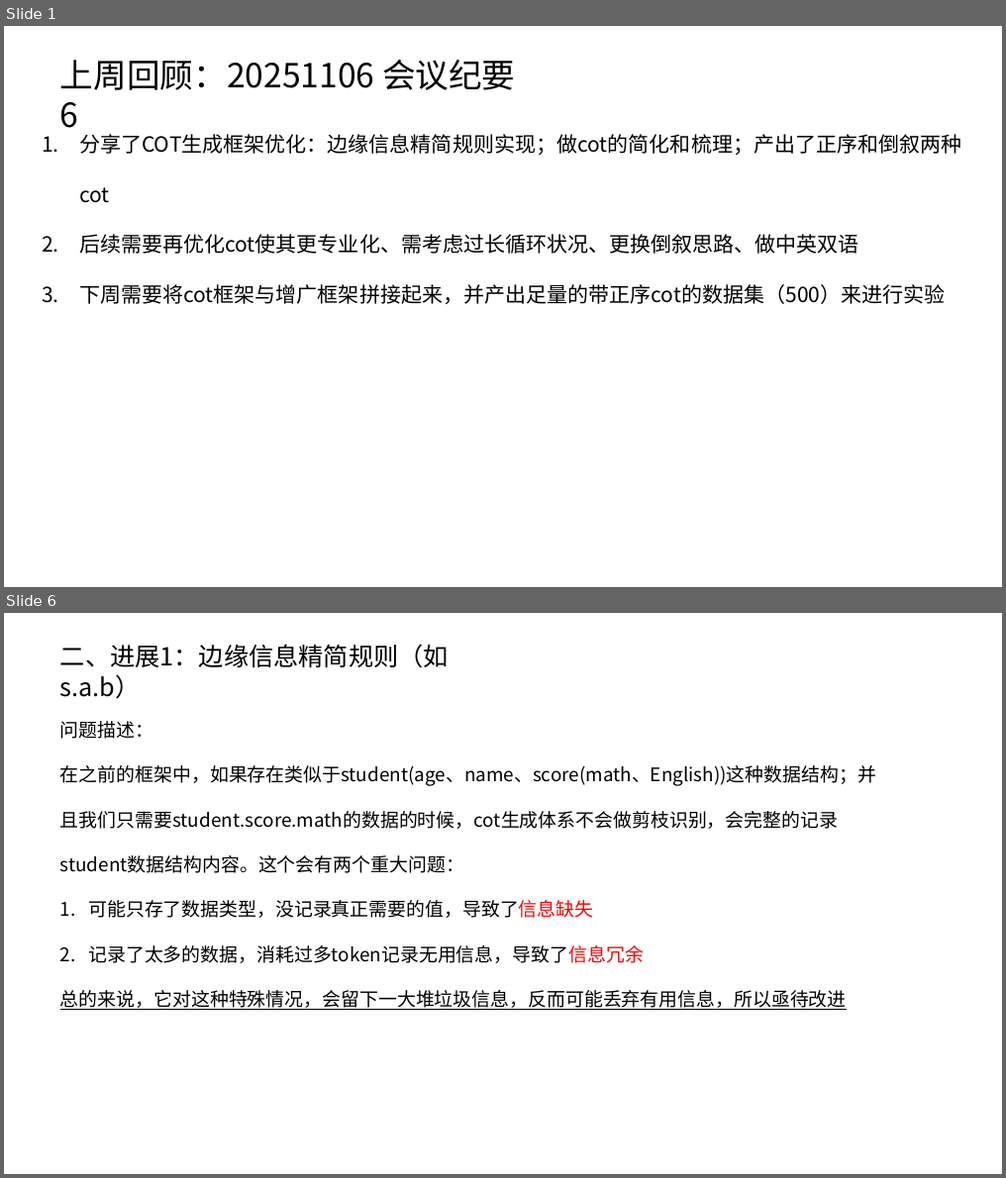
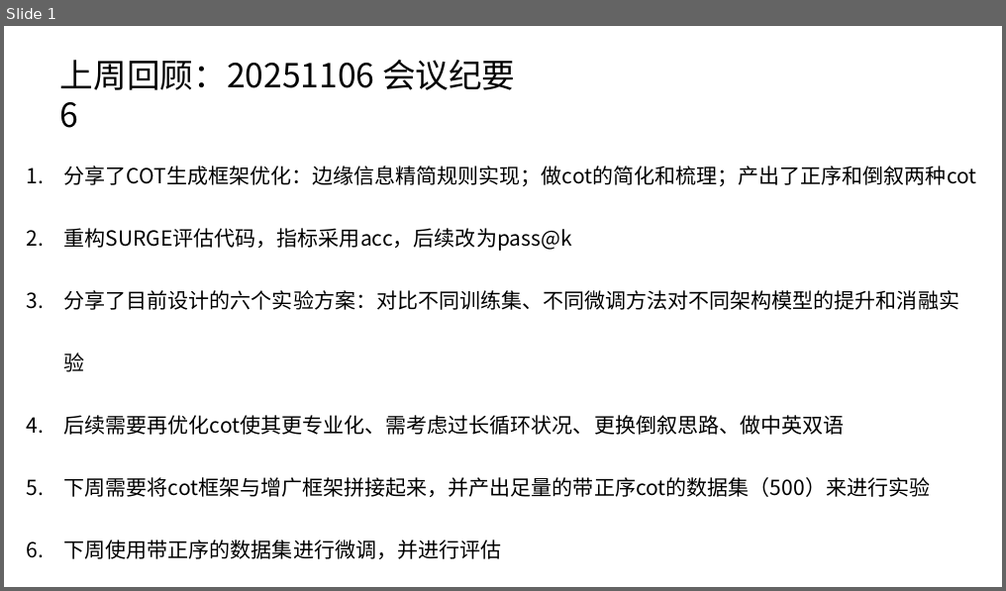
Before and after one commit to caoye04/TreecEva, a slide deck: 组会记录/组会1113.pptx. Shown one above the other, each under a label of ours: slides 1 and 6 before the commit, slide 1 after it; the slides between them are not shown. The pictures are 1006x1178 and 1006x591 pixels, drawn with LibreOffice and Linux fonts; fonts in the diff are those of the drawing. Boxes give left, top, right and bottom in pixels: in the first picture for what was removed or moved away, otherwise in the second. Text is boxed around its words. In the diff, an @@ line names an element or a change of style, - is before the commit and + after.

```diff
--- a/组会记录/组会1113.pptx
+++ b/组会记录/组会1113.pptx
@@ slide 6 removed at [4,613,1002,1174], background #FFFFFF @@
@@ text removed at [60,644,449,699] @@
-二、进展1：边缘信息精简规则（如s.a.b）
@@ text removed at [60,721,876,1010] @@
-问题描述：
-在之前的框架中，如果存在类似于student(age、name、score(math、English))这种数据结构；并且我们只需要student.score.math的数据的时候，cot生成体系不会做剪枝识别，会完整的记录student数据结构内容。这个会有两个重大问题：
-1. 可能只存了数据类型，没记录真正需要的值，导致了信息缺失
-2. 记录了太多的数据，消耗过多token记录无用信息，导致了信息冗余
-总的来说，它对这种特殊情况，会留下一大堆垃圾信息，反而可能丢弃有用信息，所以亟待改进
@@ slide 1 changed as well @@
@@ text "分享了COT生成框架优化：边缘信息精简规则实现；做cot的简化和梳理；产出了正序和倒叙两种cot": place and size @@
-text "分享了COT生成框架优化：边缘信息精简规则实现；做cot的简化和梳理；产出了正序和倒叙两种cot" at [79,134,961,304]
+text "分享了COT生成框架优化：边缘信息精简规则实现；做cot的简化和梳理；产出了正序和倒叙两种cot" at [64,166,977,560]
@@ text at [64,166,977,497]: line spacing 2 to 2.5 @@
@@ text at [64,228,959,372]: paragraphs added @@
+2. 重构SURGE评估代码，指标采用acc，后续改为pass@k
+3. 分享了目前设计的六个实验方案：对比不同训练集、不同微调方法对不同架构模型的提升和消融实验
@@ text at [64,540,502,560]: paragraph added @@
+6. 下周使用带正序的数据集进行微调，并进行评估
```
Also in this commit, not shown: 1 other slide changed, 15 slides added, 16 other slides removed, 20 other files.
